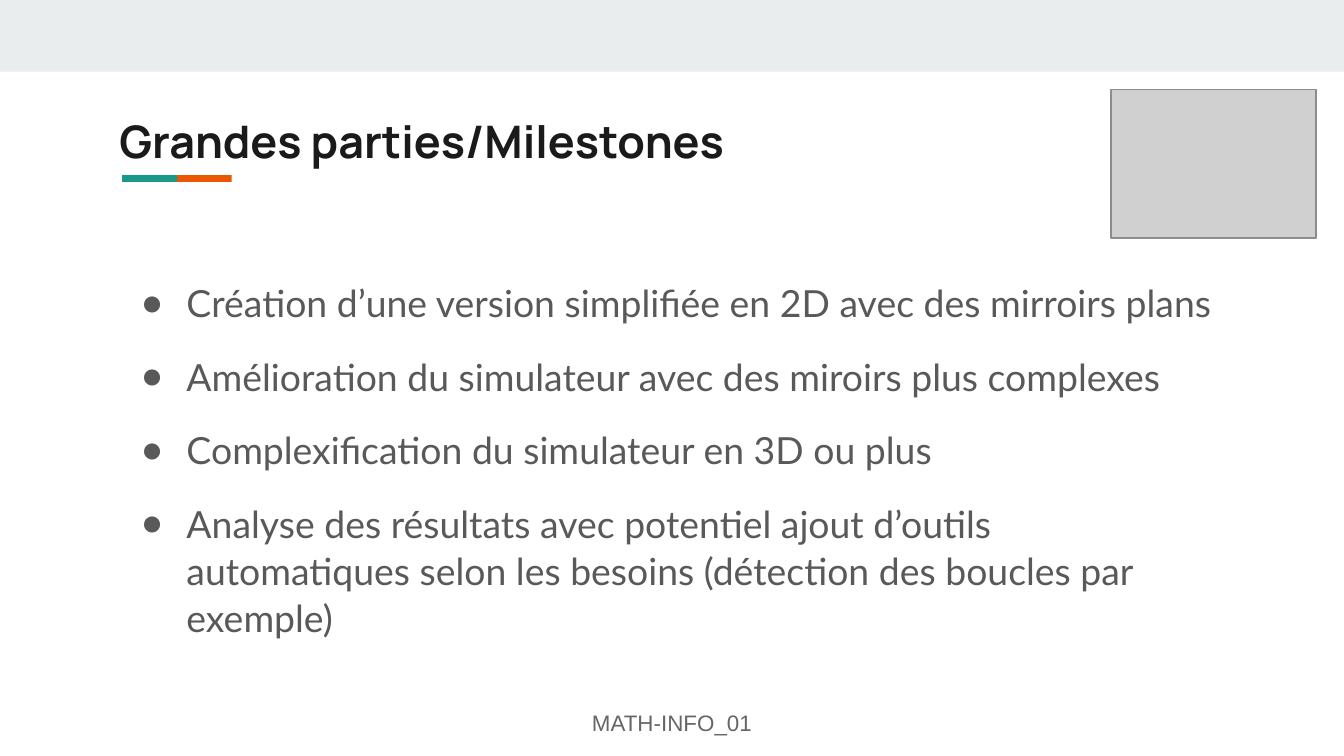
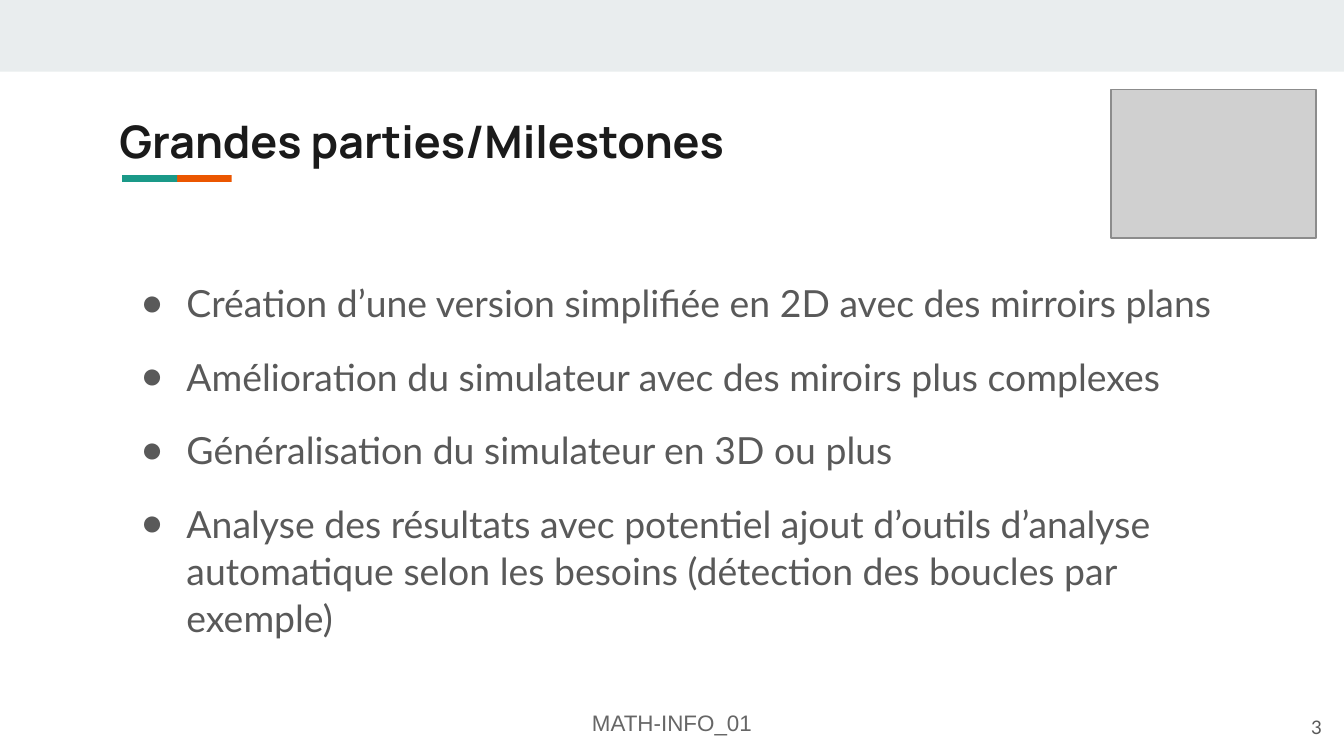
Before and after one commit to FlashOnFire/MirrorVerse, a slide deck: slide 3 of project_managment/pres2/MATH-INFO_01-Présentation-mirror-verse.odp. Drawn at 1344x756 pixels with LibreOffice and Linux fonts; fonts in the diff are those of the drawing; grey boxes stand for pictures. Boxes give left, top, right and bottom in pixels: in the first picture for what was removed or moved away, otherwise in the second. Text is boxed around its words. In the diff, an @@ line names an element or a change of style, - is before the commit and + after.

```diff
--- a/project_managment/pres2/MATH-INFO_01-Présentation-mirror-verse.odp
+++ b/project_managment/pres2/MATH-INFO_01-Présentation-mirror-verse.odp
@@ text at (x1=186, y1=436, x2=1151, y2=639): text changed @@
-● Complexification du simulateur en 3D ou plus
-● Analyse des résultats avec potentiel ajout d’outils automatiques selon les besoins (détection des boucles par exemple)
+● Généralisation du simulateur en 3D ou plus
+● Analyse des résultats avec potentiel ajout d’outils d’analyse automatique selon les besoins (détection des boucles par exemple)
@@ page number added at (x1=1311, y1=720, x2=1322, y2=734), 10 pt, text #595959 @@
+3
```
Also in this commit, not shown: 8 other slides changed, 1 other file.
